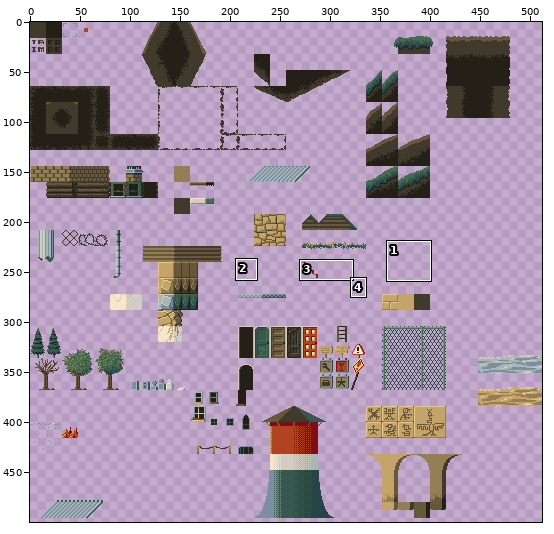
A sprite sheet gets an edit: assets/Tile/Village6.png. The picture above shows the old version from afar; the outline marks the close-up.
Close-up. Earlier state:
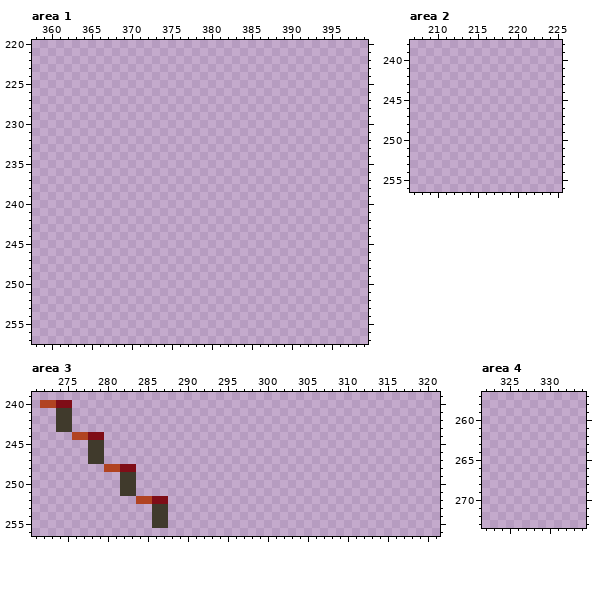
The file is 512x512 pixels. Shown: area 1: x 358..399, y 220..257; area 2: x 207..225, y 238..256; area 3: x 271..321, y 239..256; area 4: x 322..334, y 257..273. The wide view leaves out empty margins. The commit also changed other parts of the picture, which this record leaves out.
And afterwards:
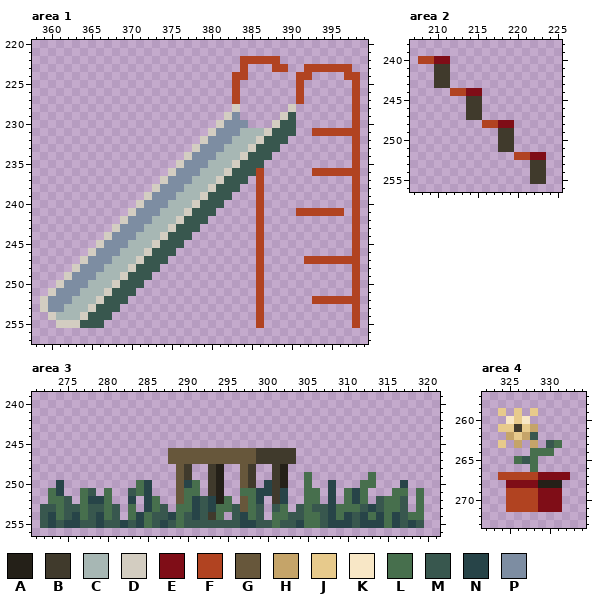
Palette (. is transparent): A #242018  B #403a2c  C #a7b7b4  D #d3cdc1  E #7f0d17  F #b14321  G #67573b  H #c5a469  J #e7ca8c  K #f8e7c6  L #476f4d  M #38574e  N #274448  P #7d8da2
What changed:
--- area 1
@@ x 358..399 @@
 221 ..........................................
-222 ..........................................
-223 ..........................................
-224 ..........................................
-225 ..........................................
-226 ..........................................
-227 ..........................................
-228 ..........................................
-229 ..........................................
-230 ..........................................
-231 ..........................................
-232 ..........................................
-233 ..........................................
-234 ..........................................
-235 ..........................................
-236 ..........................................
-237 ..........................................
-238 ..........................................
-239 ..........................................
-240 ..........................................
-241 ..........................................
-242 ..........................................
-243 ..........................................
-244 ..........................................
-245 ..........................................
-246 ..........................................
-247 ..........................................
-248 ..........................................
-249 ..........................................
-250 ..........................................
-251 ..........................................
-252 ..........................................
-253 ..........................................
-254 ..........................................
-255 ..........................................
+222 ..........................FFFFF...........
+223 ..........................F...FF..FFFFFF..
+224 .........................FF......FF....FF.
+225 .........................F.......F......F.
+226 .........................F.......F......F.
+227 .........................F.......F......F.
+228 .........................D......D.......F.
+229 ........................DP.....DM.......F.
+230 .......................DPPP...DMM.......F.
+231 ......................DPPPCCCDMMM..FFFFFF.
+232 .....................DPPPCCCDMMM........F.
+233 ....................DPPPCCCDMMM.........F.
+234 ...................DPPPCCCDMMM..........F.
+235 ..................DPPPCCCDMMM...........F.
+236 .................DPPPCCCDMMMF......FFFFFF.
+237 ................DPPPCCCDMMM.F...........F.
+238 ...............DPPPCCCDMMM..F...........F.
+239 ..............DPPPCCCDMMM...F...........F.
+240 .............DPPPCCCDMMM....F...........F.
+241 ............DPPPCCCDMMM.....F....FFFFFF.F.
+242 ...........DPPPCCCDMMM......F...........F.
+243 ..........DPPPCCCDMMM.......F...........F.
+244 .........DPPPCCCDMMM........F...........F.
+245 ........DPPPCCCDMMM.........F...........F.
+246 .......DPPPCCCDMMM..........F...........F.
+247 ......DPPPCCCDMMM...........F.....FFFFFFF.
+248 .....DPPPCCCDMMM............F...........F.
+249 ....DPPPCCCDMMM.............F...........F.
+250 ...DPPPCCCDMMM..............F...........F.
+251 ..DPPPCCCDMMM...............F...........F.
+252 .DPPPCCCDMMM................F......FFFFFF.
+253 .DPPCCCDMMM.................F...........F.
+254 ..DCCCDMMM..................F...........F.
+255 ...DDDMMM...................F...........F.
 256 ..........................................
--- area 2
@@ x 207..225 @@
 239 ...................
-240 ...................
-241 ...................
-242 ...................
-243 ...................
-244 ...................
-245 ...................
-246 ...................
-247 ...................
-248 ...................
-249 ...................
-250 ...................
-251 ...................
-252 ...................
-253 ...................
-254 ...................
-255 ...................
+240 .FFEE..............
+241 ...BB..............
+242 ...BB..............
+243 ...BB..............
+244 .....FFEE..........
+245 .......BB..........
+246 .......BB..........
+247 .......BB..........
+248 .........FFEE......
+249 ...........BB......
+250 ...........BB......
+251 ...........BB......
+252 .............FFEE..
+253 ...............BB..
+254 ...............BB..
+255 ...............BB..
 256 ...................
--- area 3
@@ x 271..321 @@
 239 ...................................................
-240 .FFEE..............................................
-241 ...BB..............................................
-242 ...BB..............................................
-243 ...BB..............................................
-244 .....FFEE..........................................
-245 .......BB..........................................
-246 .......BB..........................................
-247 .......BB..........................................
-248 .........FFEE......................................
-249 ...........BB......................................
-250 ...........BB......................................
-251 ...........BB......................................
-252 .............FFEE..................................
-253 ...............BB..................................
-254 ...............BB..................................
-255 ...............BB..................................
+240 ...................................................
+241 ...................................................
+242 ...................................................
+243 ...................................................
+244 ...................................................
+245 ...................................................
+246 .................GGGGGGGGGGGBBBBB..................
+247 .................GGGGGGGGGGGBBBBB..................
+248 ..................GB..BA..GB..BA...................
+249 ..................GB..BA..GB..BA..L.......L........
+250 ...N.........LN...GNL.BA..GB.NBA..L..N...LL...N....
+251 ..LN..LM.L..MLN...GLL.BA..LLNNBN..LL.N.LNL...LL.L..
+252 ..LLM.LNNL..N.NL..GLNMNAL.GLN.BN..LL.N.LNL.MLLM.L..
+253 .MMLMMLMMLM.L.NLM.LLNMNLLMGLM.ML.MLMMNLLLMNMLLM.L..
+254 .MNLMNLMNLM.LNLMMNLMNMBL.MNLM.LLMMLLMNLNMNLNLNMLL..
+255 .MNMNNMMNMMNMNLMNMLMMMMMMMNNMMLMMNLLMNNNMNNNLNMNM..
 256 ...................................................
--- area 4
@@ x 322..334 @@
 258 .............
-259 .............
-260 .............
-261 .............
-262 .............
-263 .............
-264 .............
-265 .............
-266 .............
-267 .............
-268 .............
-269 .............
-270 .............
-271 .............
+259 ..J.J.J......
+260 ...KJK.......
+261 ..JJBJH......
+262 ...HJHM......
+263 ..J.H.H.ML...
+264 ......LLL....
+265 ....LML......
+266 ......L......
+267 ..FFFFFEEEE..
+268 ...EEEEAAA...
+269 ...FFFFEEE...
+270 ...FFFFEEE...
+271 ...FFFFEEE...
 272 .............
Where, in picture pixels (left, top, right, bottom), the same in both close-ups:
added: (40, 56, 360, 328)
added: (418, 56, 546, 184)
changed: (40, 400, 424, 528)
added: (498, 408, 570, 512)
